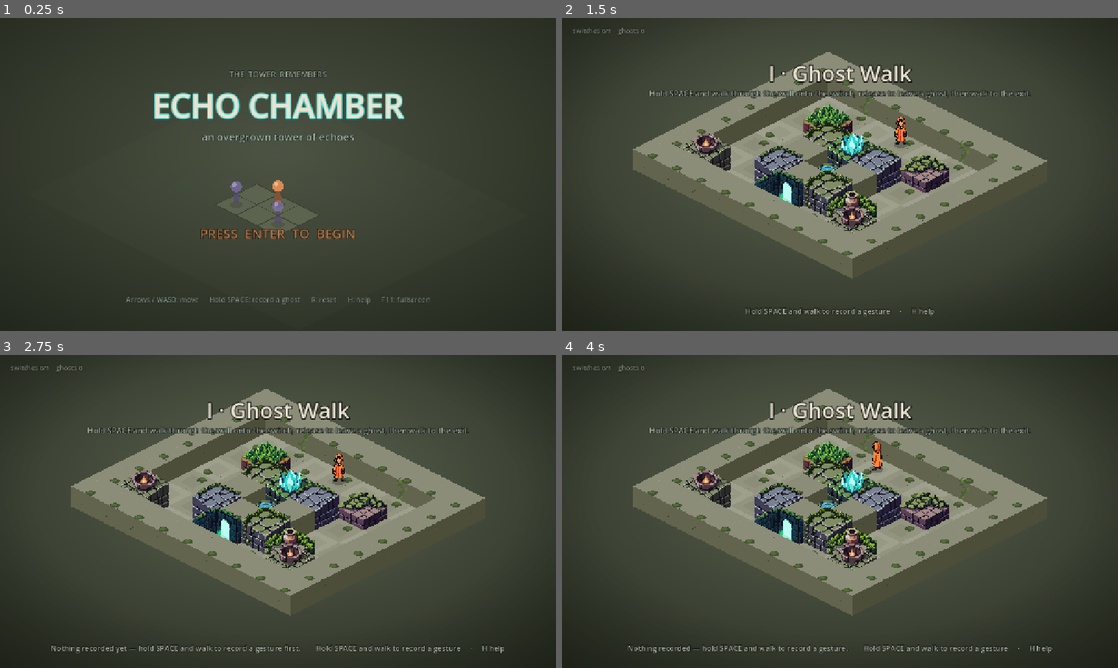
Above: before the commit, frames 1-4 (two rows, left to right).
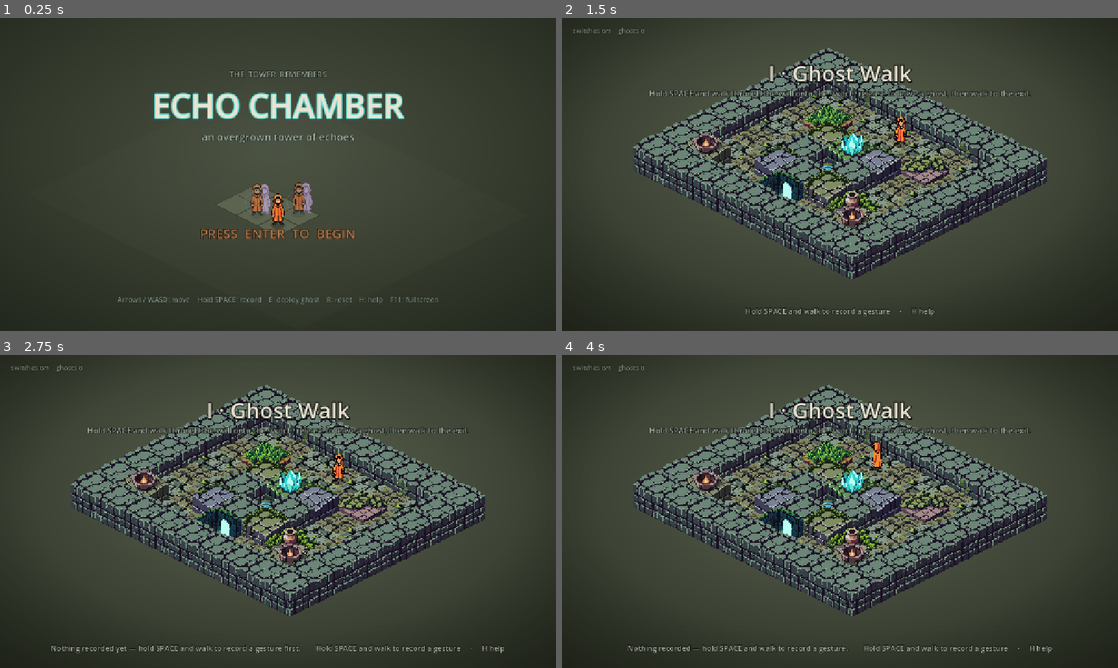
Above: after the commit, the same moments.

Repository: Hkattelu/echo-chamber
Game: Godot game, scene res://start_screen.tscn
Two runs of this game, one before a commit and one after it. Both use one fixed random seed, a clock stepped at 60 frames per second and the inputs below.
Inputs (mouse positions are in pixels of both pictures, inside the frame that each line leads up to):
- Up to frame 1 (0.25 s): no input
- Up to frame 2 (1.5 s): tap Enter at 0.5 s; move the mouse to (962, 158) at 0.52 s; hold Right 0.53-1.28 s; tap E at 0.6 s; click (962, 158) at 0.67 s; tap Space at 0.77, 1.25 s; move the mouse to (728, 190) at 1.27 s; hold Down from 1.28 s (still down); tap R at 1.35 s; click (728, 190) at 1.42 s
- Up to frame 3 (2.75 s): tap Space at 1.52 s; tap E at 1.55, 2.3 s; tap Enter at 2 s; move the mouse to (333, 442) at 2.02 s; release Down at 2.03 s; hold Right from 2.03 s (still down); tap T at 2.1 s; click (333, 442) at 2.17 s
- Up to frame 4 (4 s): tap Space at 2.75, 3.02, 3.77 s; move the mouse to (812, 574) at 2.77 s; release Right at 2.78 s; hold Up 2.78-3.53 s; tap Backspace at 2.85 s; click (812, 574) at 2.92 s; tap E at 3.05, 3.8 s; tap Enter at 3.5 s; move the mouse to (1006, 558) at 3.52 s; hold Left from 3.53 s (still down); tap N at 3.6 s; click (1006, 558) at 3.67 s

The runs differ from the first frame. In frame 1, 1.4% of the frame differs, in the area x 21-79%, y 51-92%; in frame 2, 22%; in frame 3, 22%; in frame 4, 22%, in the area x 12-88%, y 9-84%.

Commit message:
feat: mossy PixelLab stone tiles replace ugly green-blob floor/wall; title uses character sprites
- floor_a, floor_b, wall.png regenerated as PixelLab isometric tiles (weathered mossy
  cobblestone flagstones + stone-brick block); kills the old Aseprite solid-green moss blobs
  that were drawn on every cell. SPR entries moved to the (32,47)/1.75 iso convention used by
  all other tiles (no logic change; _blit honours per-sprite anchor/scale).
- Title screen (StartScreen.gd) now draws the new pl_s/gh_s character sprites (orange player +
  two purple echoes behind) instead of the old vector pawns; falls back to _pawn if PNGs are
  missing. Hint line updated for the record->deploy split (E: deploy ghost).
- CLAUDE.md updated to reflect the new base tiles and title hero shot.

Co-Authored-By: Claude Opus 4.8 <noreply@anthropic.com>

Diff:
--- a/scripts/Main.gd
+++ b/scripts/Main.gd
@@ -50,9 +50,11 @@
 const C_PIT_TEETH := Color("8c8a7e")
 
 const SPR := {
-  "floor_a": {"path": "res://assets/sprites/floor_a.png", "anchor": Vector2(56, 38)},
-  "floor_b": {"path": "res://assets/sprites/floor_b.png", "anchor": Vector2(56, 38)},
-  "wall":    {"path": "res://assets/sprites/wall.png",    "anchor": Vector2(56, 80)},
+  # Base ground/wall are now PixelLab iso tiles too (mossy weathered stone, replacing the old
+  # Aseprite green-blob tiles) -> same (32,47)/1.75 convention as the decor below.
+  "floor_a": {"path": "res://assets/sprites/floor_a.png", "anchor": Vector2(32, 47), "scale": 1.75},
+  "floor_b": {"path": "res://assets/sprites/floor_b.png", "anchor": Vector2(32, 47), "scale": 1.75},
+  "wall":    {"path": "res://assets/sprites/wall.png",    "anchor": Vector2(32, 47), "scale": 1.75},
   "hazard":  {"path": "res://assets/sprites/hazard.png",  "anchor": Vector2(56, 38)},
   # PixelLab iso tiles (64x64). Footprint diamond centre is at source (32,47);
   # scaled x1.75 -> exact 112x56 tile footprint (matches floor/wall geometry).
--- a/scripts/StartScreen.gd
+++ b/scripts/StartScreen.gd
@@ -14,12 +14,22 @@
 const TILE_W := 96.0
 const TILE_H := 48.0
 
+# New PixelLab character sprites (idle facing only) for the hero shot — see Main.gd.
+const CHAR_ANCHOR := Vector2(34, 58)   # foot point in the 68px character canvas
+const TITLE_CHAR_SCALE := 1.5          # a touch larger than in-game (1.35) for the title
+const CHAR_SPR := {
+	"pl_s": "res://assets/sprites/pl_s.png",
+	"gh_s": "res://assets/sprites/gh_s.png",
+}
+
 var _t := 0.0
 var _prompt: Label
 var bg_tex: GradientTexture2D
+var tex := {}
 
 func _ready() -> void:
 	set_anchors_preset(Control.PRESET_FULL_RECT)
+	_load_chars()
 	var g := Gradient.new()
 	g.offsets = PackedFloat32Array([0.0, 0.55, 1.0])
 	g.colors = PackedColorArray([C_BG_IN, C_BG_MID, C_BG_OUT])
@@ -36,7 +46,7 @@
 	_add_label("an overgrown tower of echoes", Vector2(0, 256), 1280, 24, Color("9fb3a4"), Color.BLACK, 4)
 	_prompt = _add_label("PRESS  ENTER  TO  BEGIN", Vector2(0, 474), 1280, 30, C_PLAYER, Color.BLACK, 6)
 	_add_label(
-		"Arrows / WASD: move      Hold SPACE: record a ghost      R: reset      H: help      F11: fullscreen",
+		"Arrows / WASD: move    Hold SPACE: record    E: deploy ghost    R: reset    H: help    F11: fullscreen",
 		Vector2(0, 636), 1280, 16, Color("7d8f82"), Color.BLACK, 3)
 
 func _add_label(text: String, pos: Vector2, w: int, fs: int, col: Color, outline: Color, osize: int) -> Label:
@@ -92,6 +102,34 @@
 	draw_circle(pos + Vector2(0, -42), 13, c)
 	draw_circle(pos + Vector2(-4, -46), 5, c.lightened(0.4))
 
+func _load_chars() -> void:
+	for sname in CHAR_SPR.keys():
+		var path: String = CHAR_SPR[sname]
+		var abs_path := ProjectSettings.globalize_path(path)
+		var p := abs_path if FileAccess.file_exists(abs_path) else path
+		if FileAccess.file_exists(p):
+			var img := Image.load_from_file(p)
+			if img != null:
+				tex[sname] = ImageTexture.create_from_image(img)
+
+# Draw a hero character sprite (idle facing). Falls back to the old vector pawn if the PNG
+# is missing, so the title never renders blank.
+func _draw_char(pos: Vector2, ghost: bool, alpha: float) -> void:
+	var sname := "gh_s" if ghost else "pl_s"
+	if not tex.has(sname):
+		_pawn(pos, C_GHOST if ghost else C_PLAYER, alpha)
+		return
+	draw_set_transform(pos, 0.0, Vector2(1.0, 0.5))
+	draw_circle(Vector2.ZERO, 17.0, Color(0, 0, 0, (0.14 if ghost else 0.28) * alpha))
+	draw_set_transform(Vector2.ZERO, 0.0, Vector2.ONE)
+	var t: Texture2D = tex[sname]
+	var sz := Vector2(t.get_size())
+	draw_texture_rect(t, Rect2(pos - CHAR_ANCHOR * TITLE_CHAR_SCALE, sz * TITLE_CHAR_SCALE),
+		false, Color(1, 1, 1, alpha))
+	if ghost:
+		draw_arc(Vector2(pos.x, pos.y - 28.0), 27.0, 0.0, TAU, 28,
+			Color(C_GHOST.r, C_GHOST.g, C_GHOST.b, 0.5 * alpha), 1.6)
+
 func _draw() -> void:
 	var vp := get_viewport_rect().size
 	draw_texture_rect(bg_tex, Rect2(Vector2.ZERO, vp), false)
@@ -112,7 +150,9 @@
 		draw_colored_polygon(d, C_FLOOR)
 		var ol := d.duplicate(); ol.append(d[0])
 		draw_polyline(ol, C_FLOOR_EDGE, 2.0)
+	# Hero shot: player front-and-centre, two translucent echoes peeking from behind.
+	# Drawn back-to-front (echoes first, player last) so the player reads clearly on top.
 	var bob := sin(_t * 2.0) * 3.0
-	_pawn(_iso(Vector2(0, 0), origin) + Vector2(0, -2), C_PLAYER, 1.0)
-	_pawn(_iso(Vector2(-1, 1), origin) + Vector2(0, -2 + bob), C_GHOST, 0.6)
-	_pawn(_iso(Vector2(1, 1), origin) + Vector2(0, -2 - bob), C_GHOST, 0.6)
+	_draw_char(_iso(Vector2(0, 1), origin) + Vector2(0, -2 + bob), true, 0.6)
+	_draw_char(_iso(Vector2(1, 0), origin) + Vector2(0, -2 - bob), true, 0.6)
+	_draw_char(_iso(Vector2(1, 1), origin) + Vector2(0, -2), false, 1.0)
Binary file changed: assets/sprites/floor_a.png
Binary file changed: assets/sprites/floor_b.png
Binary file changed: assets/sprites/wall.png
Not shown, changed: CLAUDE.md
